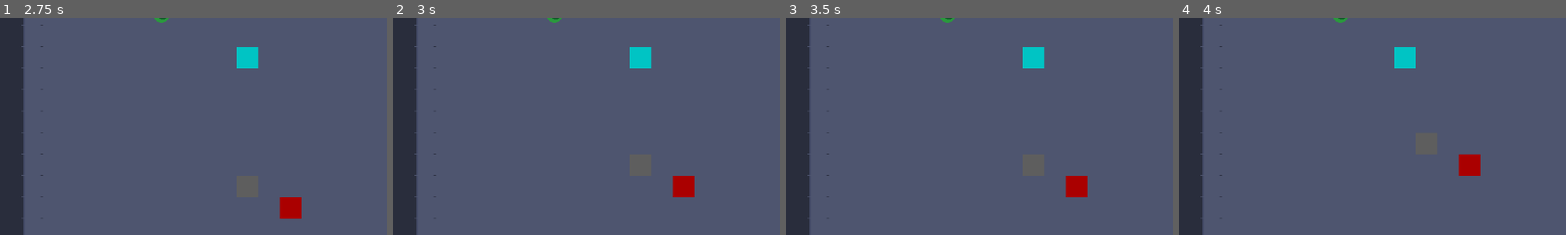
Above: before the commit, frames 1-4 (left to right).
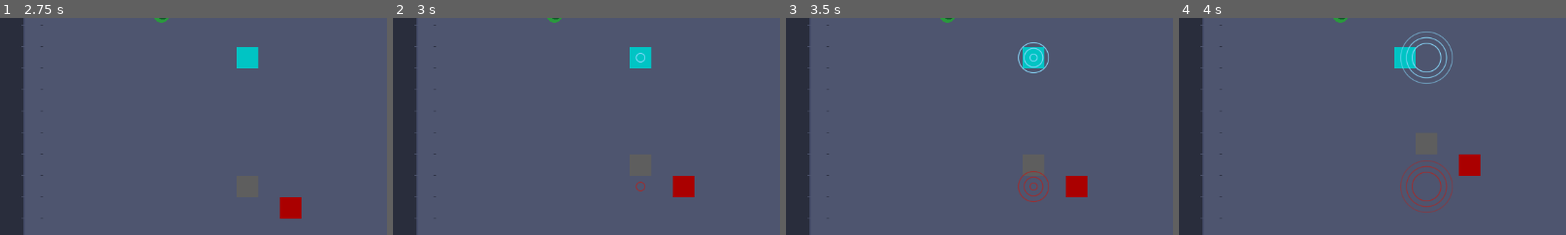
Above: after the commit, the same moments.

Repository: Xaklor/ldjam59
Game: Godot game, scene res://level/main.tscn
Two runs of this game, one before a commit and one after it. Both use one fixed random seed, a clock stepped at 60 frames per second and the inputs below. The engine's default icon, where the game draws it, is replaced by a stand-in: a white triangle on a blue panel in a dark square.
Inputs:
- Up to frame 1 (2.75 s): tap Enter at 0.5, 2 s; hold Z (face_button_right) 0.53-1.28 s; tap Space at 1.25 s; hold V (face_button_down) 1.28-2.03 s; hold Z (face_button_right) from 2.03 s (still down)
- Up to frame 2 (3 s): tap Space at 2.75 s; release Z (face_button_right) at 2.78 s; hold X (face_button_up) from 2.78 s (still down)
- Up to frame 3 (3.5 s): keep holding X (face_button_up)
- Up to frame 4 (4 s): tap Enter at 3.5 s; release X (face_button_up) at 3.53 s; hold Left (move_left) from 3.53 s (still down)
The pictures show only the part of the screen within x 0-50%, y 18-68%; the shares and areas given below are measured in that part.

Frame 1 is identical in both runs. In frame 2, less than 0.1% of the frame differs, in the area x 62-66%, y 16-80%; in frame 3, 0.6%; in frame 4, 1.1%, in the area x 57-71%, y 6-90%.

Commit message:
added echo effect

Diff:
--- /dev/null
+++ b/entities/echo.gd
@@ -0,0 +1,23 @@
+extends Sprite2D
+
+static var echo_scene = preload("res://entities/echo.tscn")
+var time := 0.0
+
+func _ready():
+	# decouple different instances of shader effect
+	material = material.duplicate()
+	material.set_shader_parameter("time", time)
+
+func _process(delta):
+	time += delta
+	material.set_shader_parameter("time", time)
+
+static func spawn(tree, pos, col):
+	for i in range(3):
+		var echo = echo_scene.instantiate()
+		tree.current_scene.add_child(echo)
+
+		echo.global_position = pos
+		echo.material.set_shader_parameter("color", col)
+
+		await tree.create_timer(0.25).timeout
--- /dev/null
+++ b/entities/echo.gdshader
@@ -0,0 +1,24 @@
+shader_type canvas_item;
+
+uniform float thickness = 0.05;
+uniform float speed = 0.5;
+uniform float max_radius = 0.3;
+uniform vec4 color : source_color = vec4(1.0);
+
+uniform float time = 0.0;
+
+void fragment() {
+    float dist = distance(UV, vec2(0.5));
+
+    float radius = time * speed;
+
+    float fade_start = max_radius * 0.3;
+    float fade = 1.0 - smoothstep(fade_start, max_radius, radius);
+
+    float d = abs(dist - radius);
+    float ring = 1.0 - smoothstep(0.0, thickness, d);
+
+    float alpha = ring * fade;
+
+    COLOR = vec4(color.rgb, color.a * alpha);
+}
--- /dev/null
+++ b/entities/echo.tscn
@@ -0,0 +1,19 @@
+[gd_scene format=3 uid="uid://buhs74l8wcxxb"]
+
+[ext_resource type="Shader" uid="uid://wdcib254q0fg" path="res://entities/echo.gdshader" id="1_wo815"]
+[ext_resource type="Script" uid="uid://6dnpyhn2w83m" path="res://entities/echo.gd" id="2_1valw"]
+[ext_resource type="Texture2D" uid="uid://b1bd18jmpn2ew" path="res://icon.svg" id="2_wo815"]
+
+[sub_resource type="ShaderMaterial" id="ShaderMaterial_wo815"]
+shader = ExtResource("1_wo815")
+shader_parameter/thickness = 0.01
+shader_parameter/speed = 0.25
+shader_parameter/max_radius = 0.5
+shader_parameter/color = Color(1, 1, 1, 1)
+shader_parameter/time = 0.0
+
+[node name="echo" type="Sprite2D" unique_id=1681977033]
+z_index = 10
+material = SubResource("ShaderMaterial_wo815")
+texture = ExtResource("2_wo815")
+script = ExtResource("2_1valw")
--- a/entities/player.gd
+++ b/entities/player.gd
@@ -3,6 +3,8 @@
 @onready var main = get_tree().get_root().get_node("main")
 @onready var tile_map: TileMapLayer = get_tree().get_root().get_node("main").get_node("tile_map")
 @export var item_menu: PackedScene
+
+var echo = preload("res://entities/echo.gd")
 signal ping
 signal end_turn
 
@@ -48,6 +50,7 @@
 			moved = true
 	if event.is_action_pressed("face_button_up"):
 		ping.emit()
+		echo.spawn(get_tree(), global_position, Color.html("#89d9fc"))
 		acted = true
 	if event.is_action_pressed("face_button_right"):
 		var menu = item_menu.instantiate()
--- a/entities/sleepy.gd
+++ b/entities/sleepy.gd
@@ -4,6 +4,8 @@
 @onready var player = main.get_node("player")
 @onready var tile_map: TileMapLayer = get_tree().get_root().get_node("main").get_node("tile_map")
 @onready var wake_up_sound = $AudioStreamPlayer
+
+var echo = preload("res://entities/echo.gd")
 
 var asleep: bool = true
 var grid_pos: Vector2i
@@ -48,4 +50,6 @@
 # called when the player uses a ping
 func on_player_ping():
 	wake_up_sound.play()
+	echo.spawn(get_tree(), global_position, Color.BROWN)
+
 	asleep = false
Binary file added: assets/enemy.png
Binary file added: assets/roguebot.png
